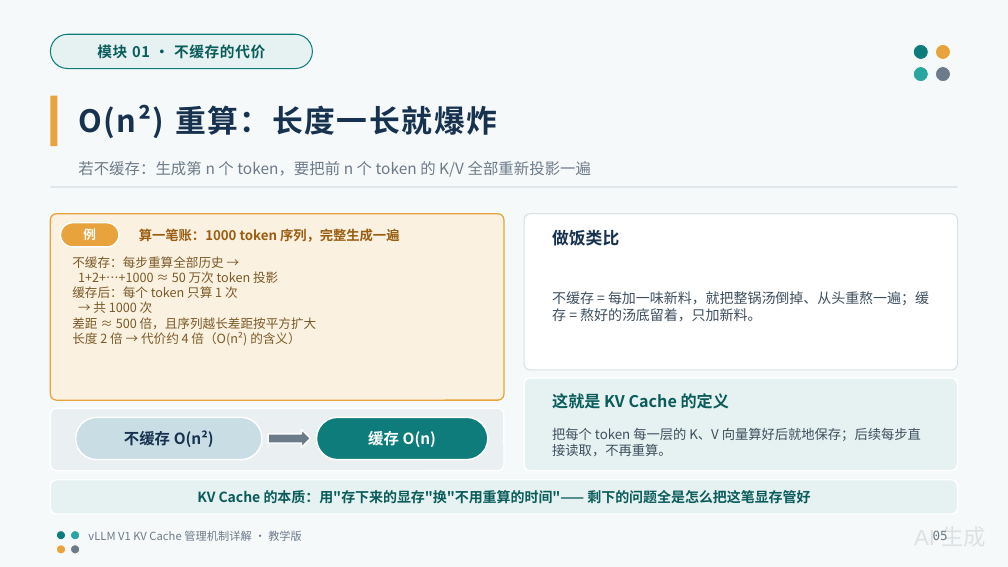
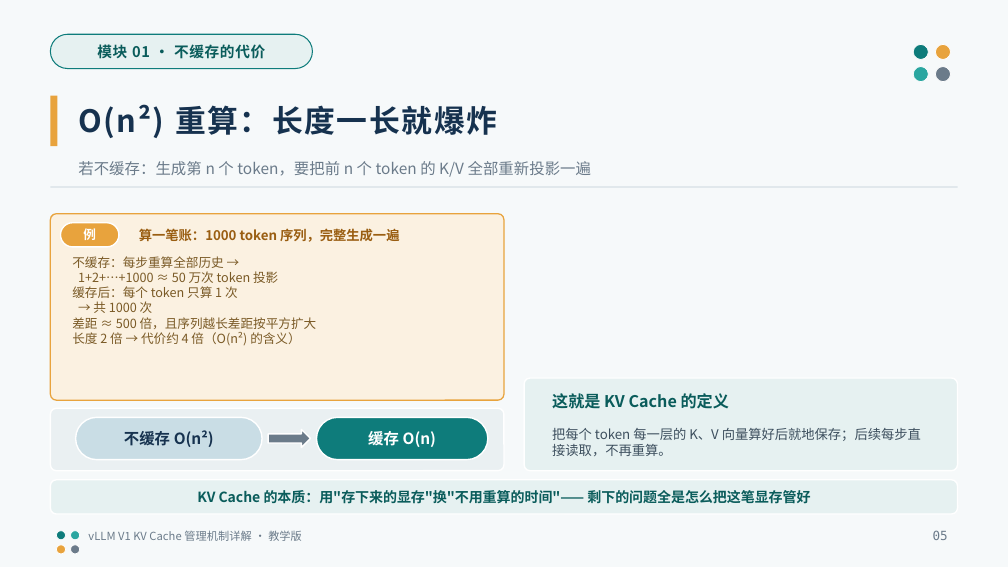
Before and after one commit to GoCHug/vllm, a slide deck: slide 5 of vllm/v1/core/kvcache_ppt/KVCache_管理机制详解_教学版.pptx. Drawn at 1008x567 pixels with LibreOffice and Linux fonts; fonts in the diff are those of the drawing. Boxes give left, top, right and bottom in pixels: in the first picture for what was removed or moved away, otherwise in the second. Text is boxed around its words. In the diff, an @@ line names an element or a change of style, - is before the commit and + after.

```diff
--- a/vllm/v1/core/kvcache_ppt/KVCache_管理机制详解_教学版.pptx
+++ b/vllm/v1/core/kvcache_ppt/KVCache_管理机制详解_教学版.pptx
@@ rounded rectangle removed at (524,214,958,370) @@
@@ text removed at (552,229,619,246) @@
-做饭类比
@@ text removed at (552,291,929,321) @@
-不缓存 = 每加一味新料，就把整锅汤倒掉、从头重熬一遍；缓存 = 熬好的汤底留着，只加新料。
@@ text removed at (914,530,986,540) @@
-AI 生成
```
Also in this commit, not shown: 43 other slides changed, 1 other file.
